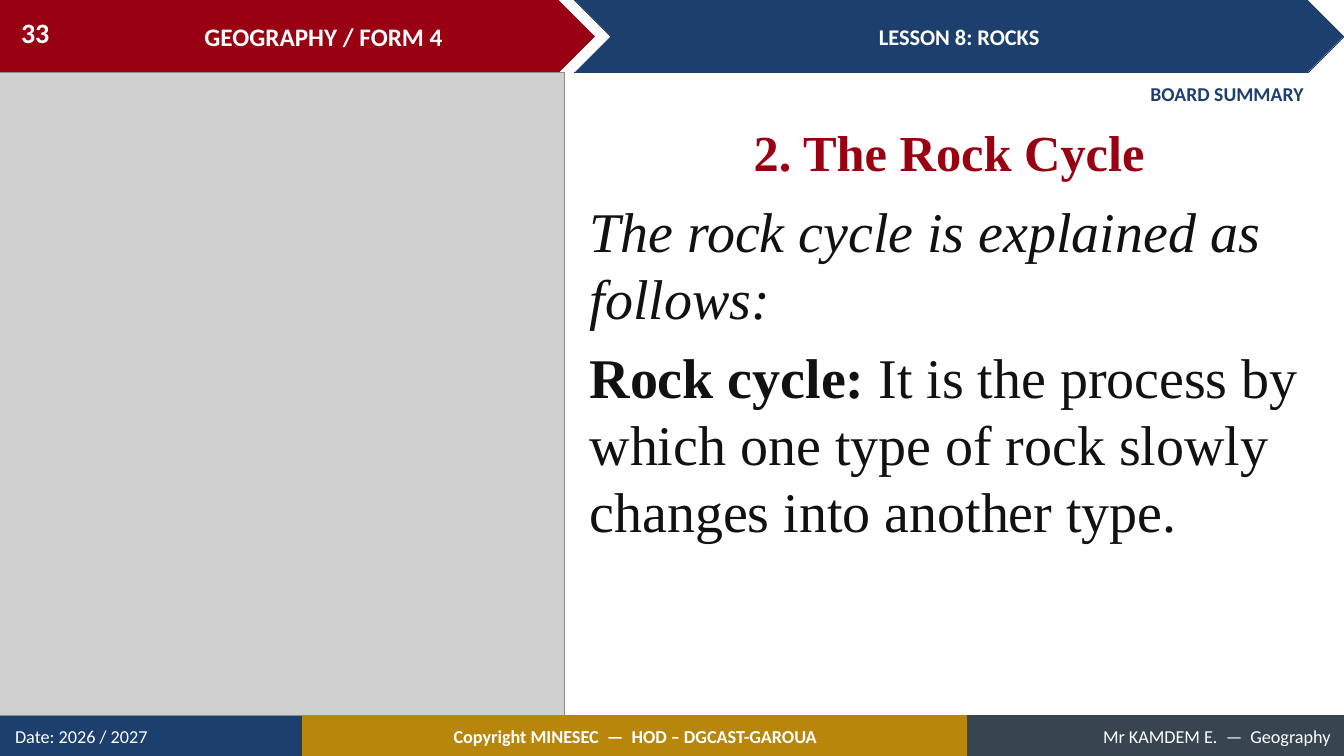
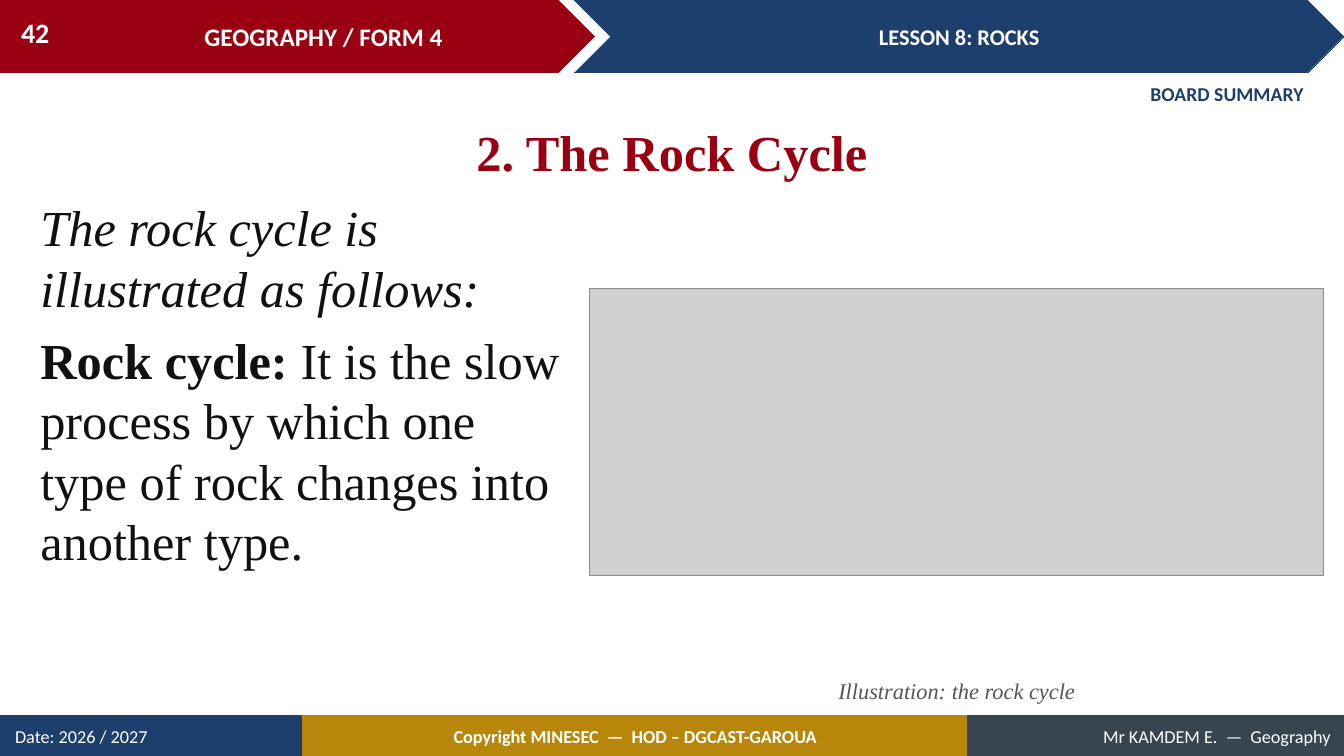
Before and after one commit to Berthautk/linea-github, a slide deck: slide 42 of lecons/F3/11_FORM4_LESSON08_Rocks.pptx (slide 33 before the commit). Drawn at 1344x756 pixels with LibreOffice and Linux fonts; fonts in the diff are those of the drawing; grey boxes stand for pictures. Boxes give left, top, right and bottom in pixels: in the first picture for what was removed or moved away, otherwise in the second. Text is boxed around its words. In the diff, an @@ line names an element or a change of style, - is before the commit and + after.

```diff
--- a/lecons/F3/11_FORM4_LESSON08_Rocks.pptx
+++ b/lecons/F3/11_FORM4_LESSON08_Rocks.pptx
@@ page number at [21,24,49,43]: text changed @@
-33
+42
@@ picture removed at [0,73,565,716] @@
@@ text "2. The Rock Cycle": place and size @@
-text "2. The Rock Cycle" at [754,136,1144,181]
+text "2. The Rock Cycle" at [476,136,867,181]
@@ text at [40,211,559,571]: text changed; size 40 to 36 pt @@
-The rock cycle is explained as follows:
-Rock cycle: It is the process by which one type of rock slowly changes into another type.
+The rock cycle is illustrated as follows:
+Rock cycle: It is the slow process by which one type of rock changes into another type.
@@ picture added at [590,288,1324,575] @@
@@ text added at [838,683,1075,704], 16 pt, text #555555, italic @@
+Illustration: the rock cycle
```
Also in this commit, not shown: 19 other slides changed, 11 slides added, 2 slides removed, 8 other files.
